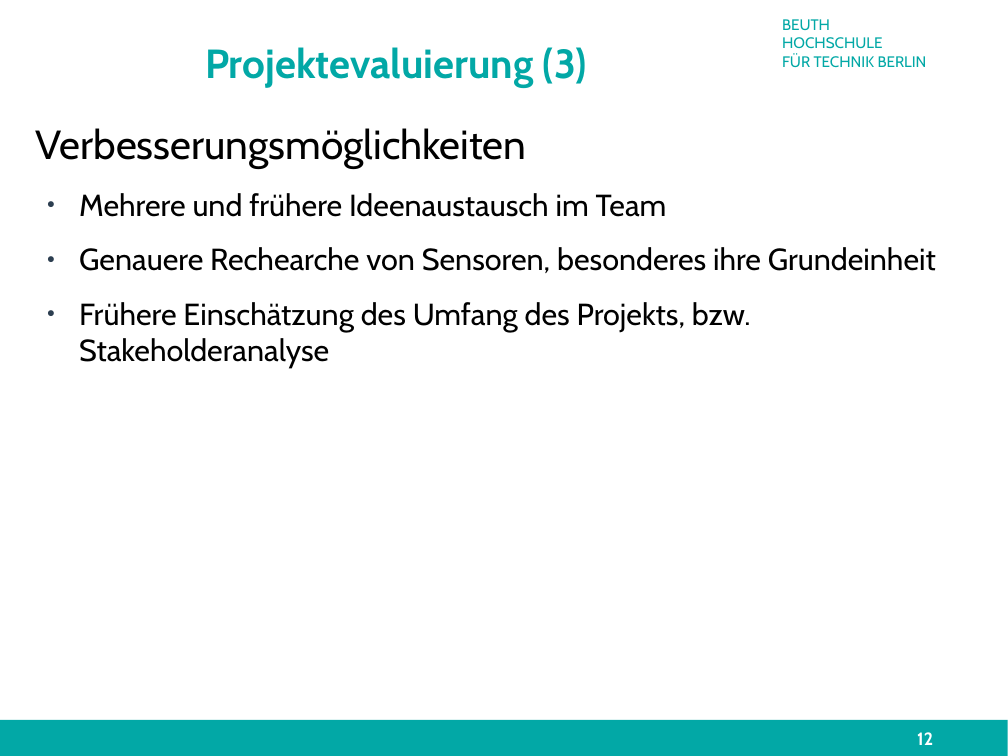
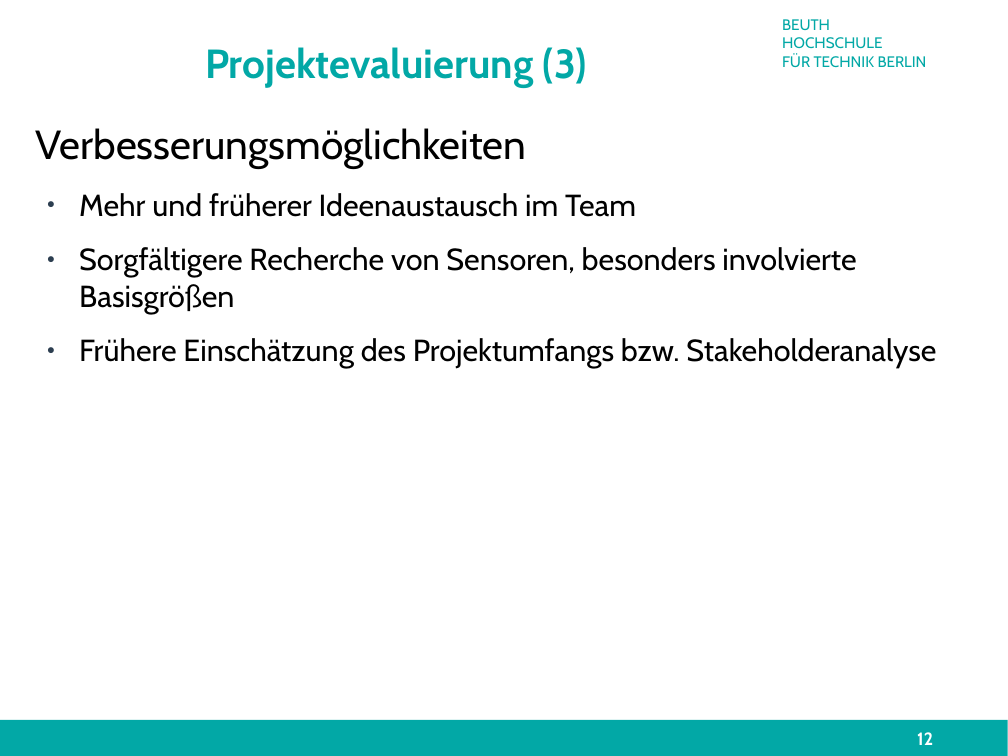
Before and after one commit to technologiestiftung/flussbad, a slide deck: slide 12 of doc/presentation/finalPresentation.odp. Drawn at 1008x756 pixels with LibreOffice and Linux fonts; fonts in the diff are those of the drawing; background and template pictures are left out. Boxes give left, top, right and bottom in pixels: in the first picture for what was removed or moved away, otherwise in the second. Text is boxed around its words. In the diff, an @@ line names an element or a change of style, - is before the commit and + after.

```diff
--- a/doc/presentation/finalPresentation.odp
+++ b/doc/presentation/finalPresentation.odp
@@ text at [79, 193, 936, 368]: text changed @@
-● Mehrere und frühere Ideenaustausch im Team
-● Genauere Rechearche von Sensoren, besonderes ihre Grundeinheit
-● Frühere Einschätzung des Umfang des Projekts, bzw. Stakeholderanalyse
+● Mehr und früherer Ideenaustausch im Team
+● Sorgfältigere Recherche von Sensoren, besonders involvierte Basisgrößen
+● Frühere Einschätzung des Projektumfangs bzw. Stakeholderanalyse
```
Also in this commit, not shown: 8 other slides changed.
